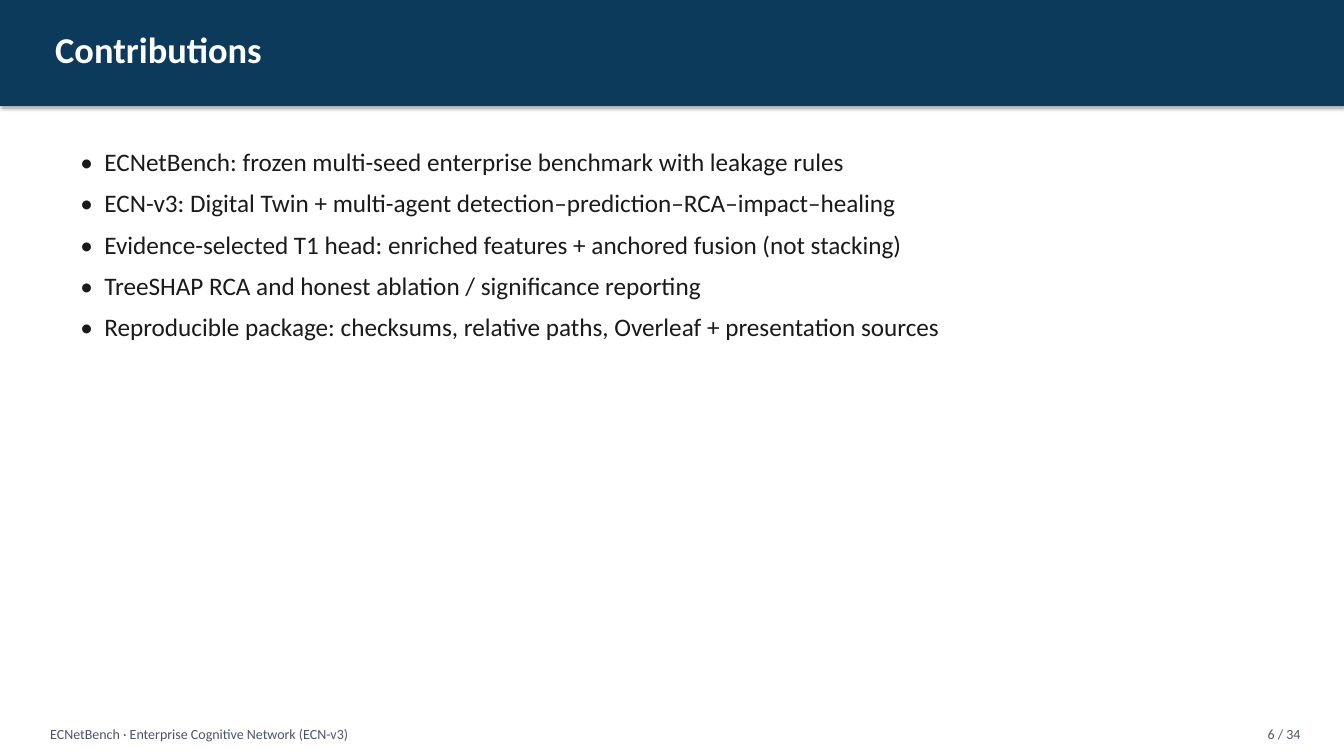
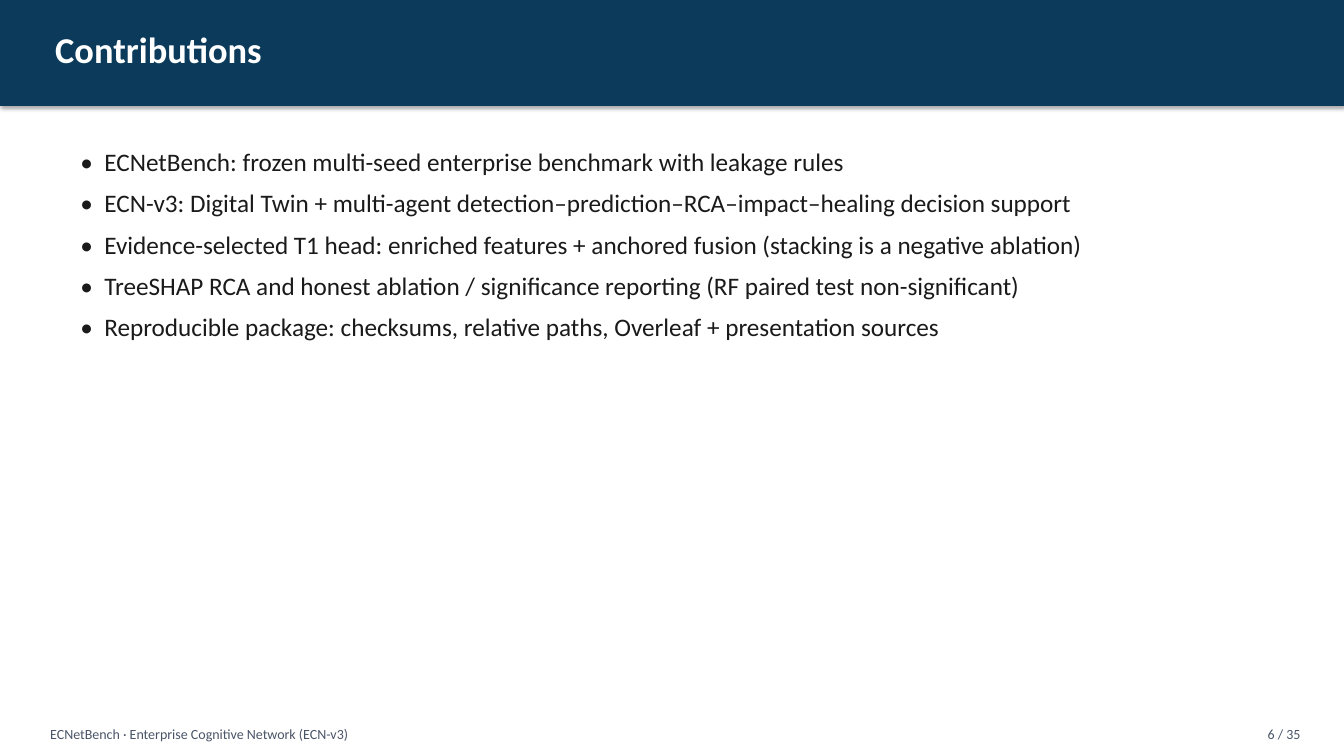
Before and after one commit to Audrey2023uh/Network-Multi-Agent, a slide deck: slide 6 of presentation/Network_Journal_Presentation.pptx. Drawn at 1344x756 pixels with LibreOffice and Linux fonts; fonts in the diff are those of the drawing. Boxes give left, top, right and bottom in pixels: in the first picture for what was removed or moved away, otherwise in the second. Text is boxed around its words. In the diff, an @@ line names an element or a change of style, - is before the commit and + after.

```diff
--- a/presentation/Network_Journal_Presentation.pptx
+++ b/presentation/Network_Journal_Presentation.pptx
@@ text at <box>104,194,1081,300</box>: text changed @@
-• ECN-v3: Digital Twin + multi-agent detection–prediction–RCA–impact–healing
-• Evidence-selected T1 head: enriched features + anchored fusion (not stacking)
-• TreeSHAP RCA and honest ablation / significance reporting
+• ECN-v3: Digital Twin + multi-agent detection–prediction–RCA–impact–healing decision support
+• Evidence-selected T1 head: enriched features + anchored fusion (stacking is a negative ablation)
+• TreeSHAP RCA and honest ablation / significance reporting (RF paired test non-significant)
@@ text at <box>1268,729,1300,739</box>: text changed @@
-6 / 34
+6 / 35
```
Also in this commit, not shown: 32 other slides changed, 1 slide added, 18 other files.
